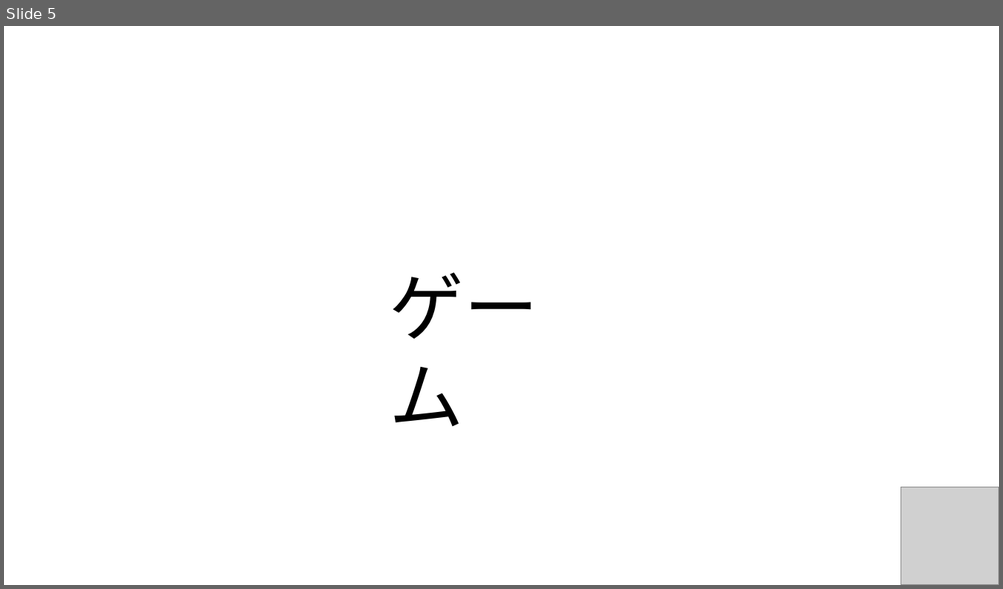
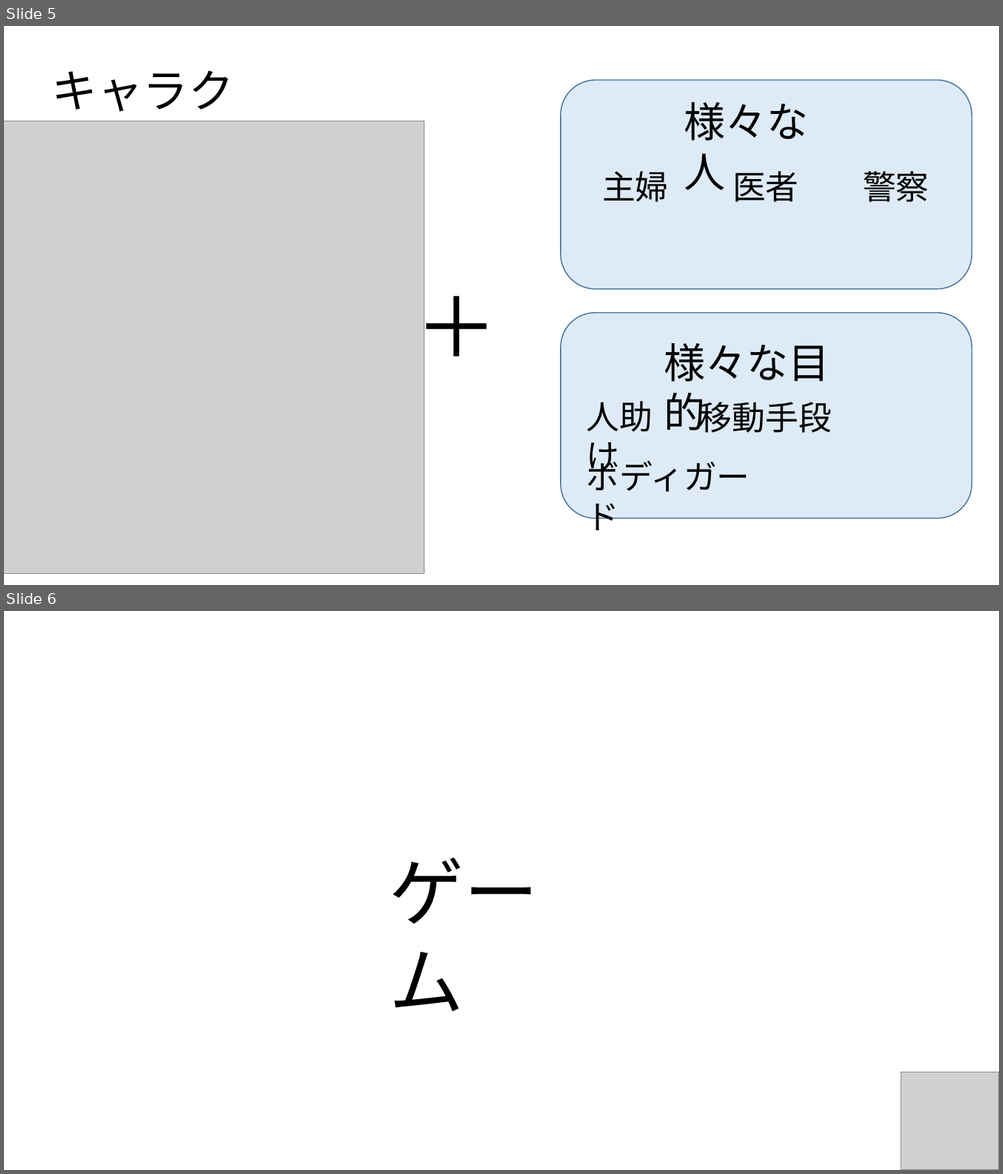
Before and after one commit to CaseStudyG18/master, a slide deck: G18_プレゼン用PWP.pptx. Shown one above the other, each under a label of ours: slide 5 before the commit, slides 5 and 6 after it. The pictures are 1003x589 and 1003x1174 pixels, drawn with LibreOffice and Linux fonts; fonts in the diff are those of the drawing; grey boxes stand for pictures. Boxes give left, top, right and bottom in pixels: in the first picture for what was removed or moved away, otherwise in the second. Text is boxed around its words. In the diff, an @@ line names an element or a change of style, - is before the commit and + after.

```diff
--- a/G18_プレゼン用PWP.pptx
+++ b/G18_プレゼン用PWP.pptx
@@ slide 5 added at [4,26,999,585], background #FFFFFF @@
@@ text added at [52,70,234,121], 44 pt, text #000000 @@
+キャラクター３
@@ rounded rectangle added at [560,80,972,289], fill #DEEBF7, outline #43739E 1 pt @@
@@ text added at [684,102,808,190], 40 pt, text #000000 @@
+様々な人
@@ picture added at [4,121,425,574] @@
@@ text added at [602,171,669,202], 32 pt, text #000000 @@
+主婦
@@ text added at [732,171,799,202], 32 pt, text #000000 @@
+医者
@@ text added at [862,171,929,202], 32 pt, text #000000 @@
+警察
@@ text added at [408,272,507,380], 80 pt, text #000000 @@
+＋
@@ rounded rectangle added at [560,313,972,519], fill #DEEBF7, outline #43739E 1 pt @@
@@ text added at [663,343,829,431], 40 pt, text #000000 @@
+様々な目的
@@ text added at [586,401,653,477], 32 pt, text #000000 @@
+人助け
@@ text added at [699,399,831,433], 32 pt, text #000000 @@
+移動手段
@@ text added at [586,456,750,531], 32 pt, text #000000 @@
+ボディガード
@@ what was slide 5 is now slide 6 @@
```
Also in this commit, not shown: 1 slide changed, 1 other slide added, 1 slide removed.
